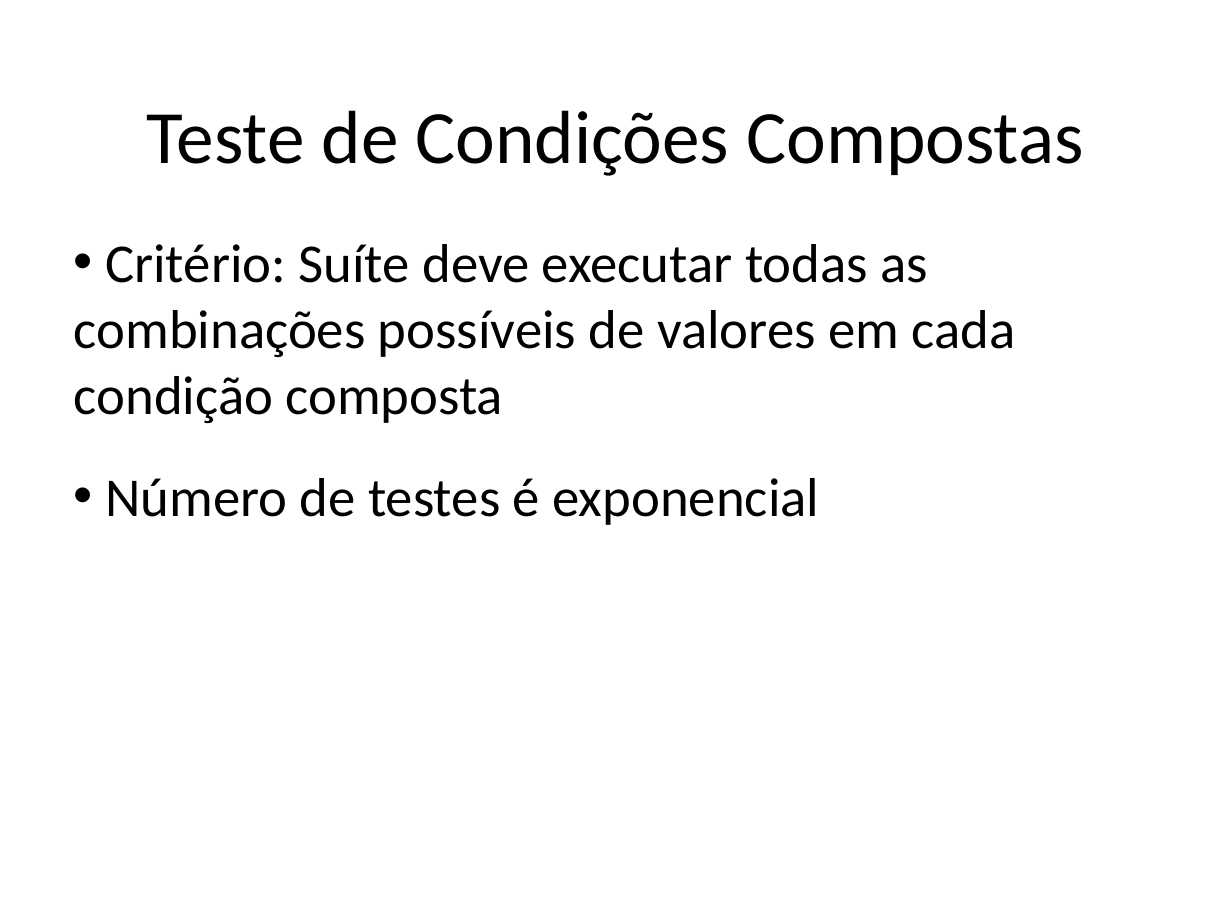
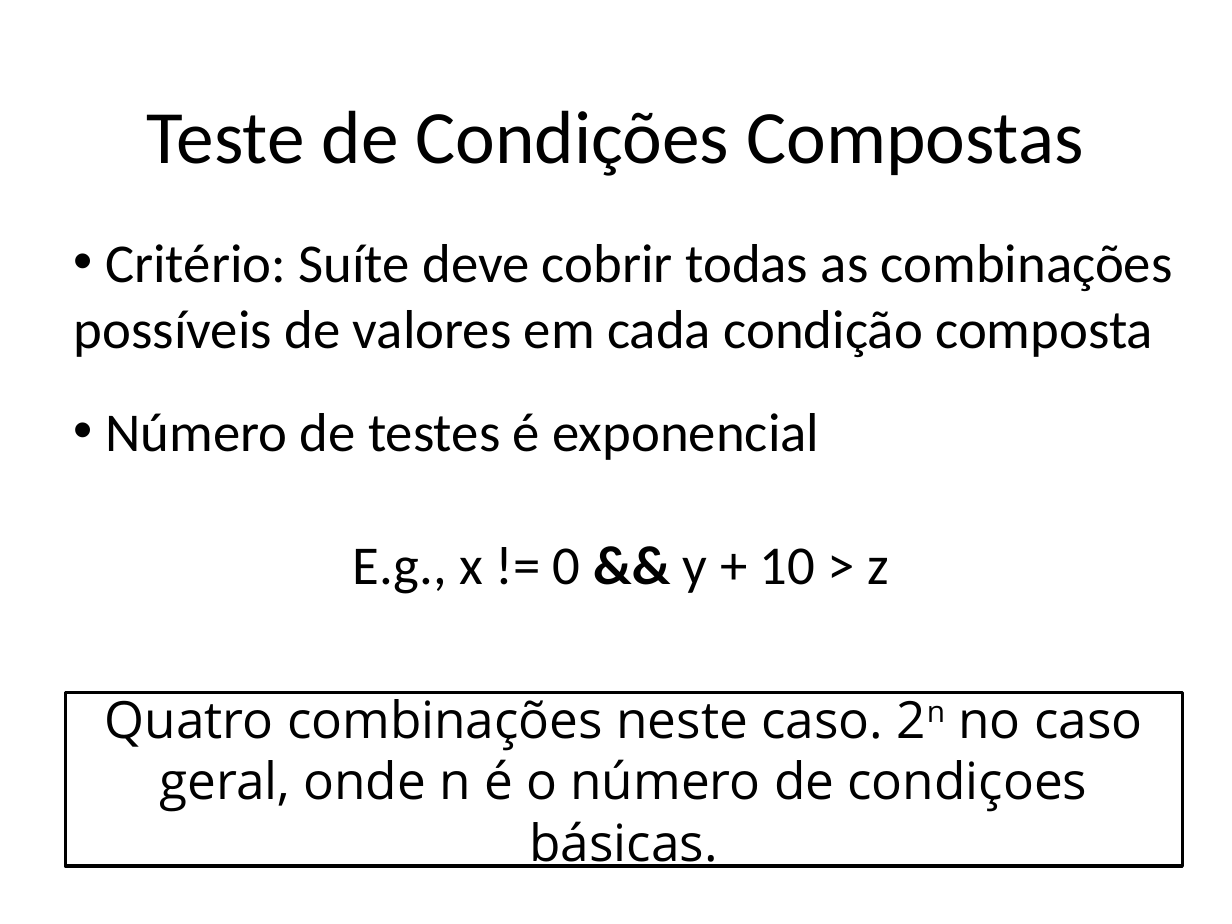
Before and after one commit to STAR-RG/testing-cin, a slide deck: slide 97 of slides.pptx (slide 96 before the commit). Drawn at 1232x924 pixels with LibreOffice and Linux fonts; fonts in the diff are those of the drawing. Boxes give left, top, right and bottom in pixels: in the first picture for what was removed or moved away, otherwise in the second. Text is boxed around its words. In the diff, an @@ line names an element or a change of style, - is before the commit and + after.

```diff
--- a/slides.pptx
+++ b/slides.pptx
@@ text at box(74, 244, 1173, 357): text changed @@
-• Critério: Suíte deve executar todas as combinações possíveis de valores em cada condição composta
+• Critério: Suíte deve cobrir todas as combinações possíveis de valores em cada condição composta
@@ text added at box(352, 548, 889, 594), 32 pt, text #000000 @@
+E.g., x != 0 && y + 10 > z
@@ rectangle added at box(65, 692, 1183, 866), fill #FFFFFF, outline #000000 2 pt, 30 pt, text #000000 @@
+Quatro combinações neste caso. 2n no caso geral, onde n é o número de condiçoes básicas.
```
Also in this commit, not shown: 15 other slides changed, 3 slides added, 1 slide removed.
